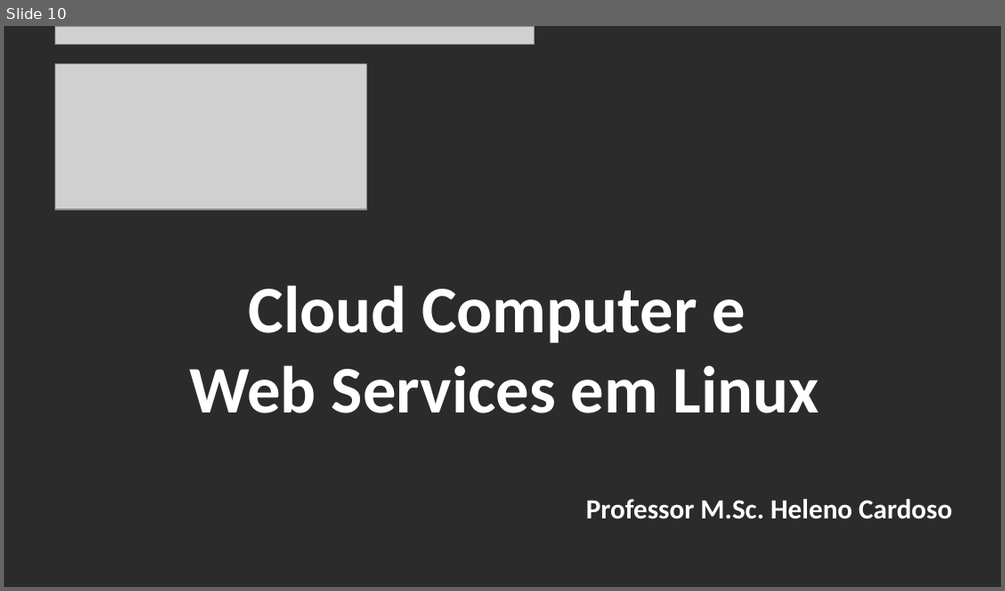
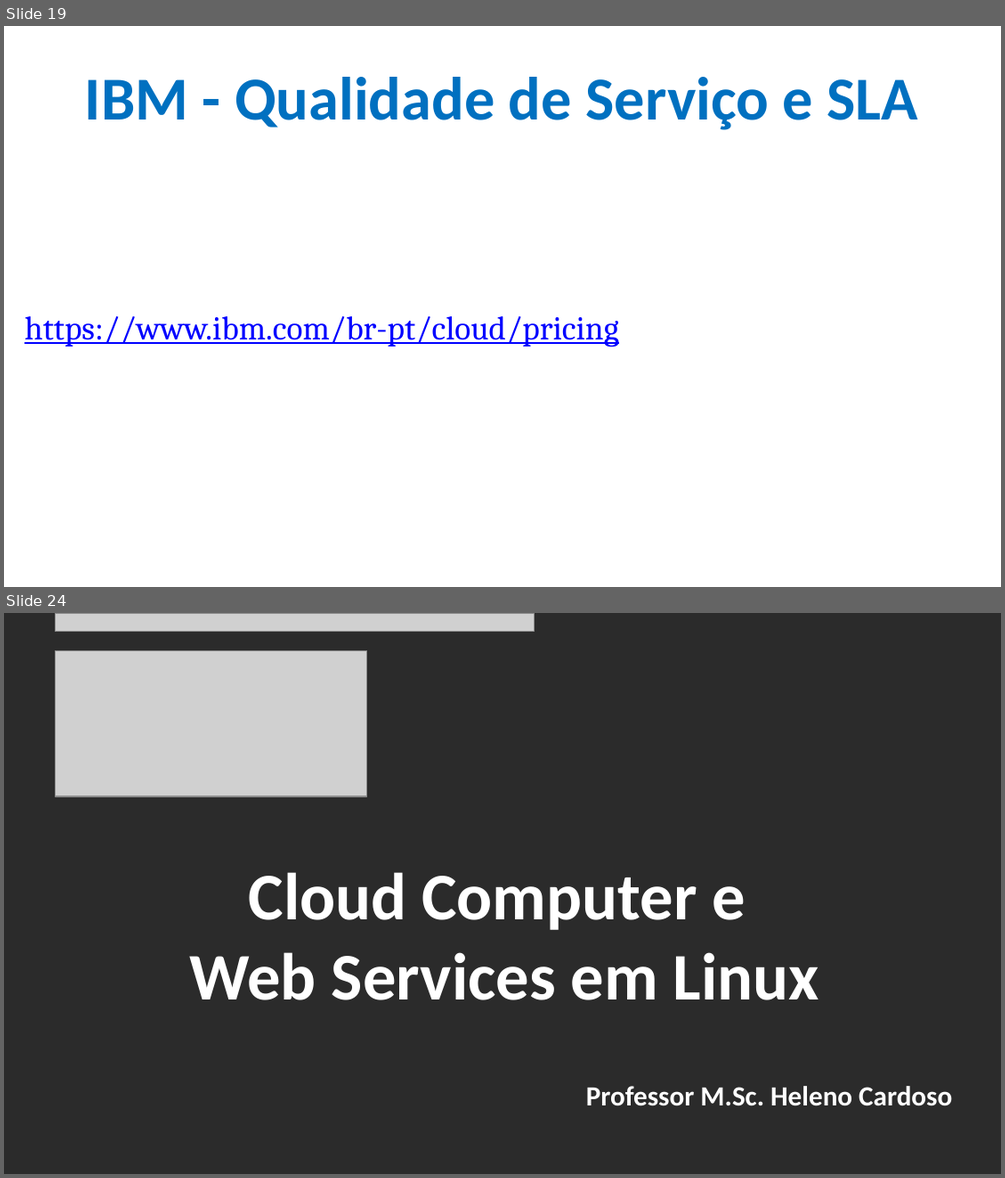
Before and after one commit to CloudEducationBrazil/WydenComputacaoNuvemWebServicesLinux, a slide deck: 01 Classes/Aula 05 - Computação em Nuvem e Web Services em Linux Bilhetagem.pptx. Shown one above the other, each under a label of ours: slide 10 before the commit, slides 19 and 24 after it; the slides between them are not shown. The pictures are 1005x591 and 1005x1178 pixels, drawn with LibreOffice and Linux fonts; fonts in the diff are those of the drawing; grey boxes stand for pictures; background and template pictures are left out; a plain dark background stands for a picture behind light text. Boxes give left, top, right and bottom in pixels: in the first picture for what was removed or moved away, otherwise in the second. Text is boxed around its words. In the diff, an @@ line names an element or a change of style, - is before the commit and + after.

Commit message:
ppt cloud computing SLA 30032023

```diff
--- a/01 Classes/Aula 05 - Computação em Nuvem e Web Services em Linux Bilhetagem.pptx
+++ b/01 Classes/Aula 05 - Computação em Nuvem e Web Services em Linux Bilhetagem.pptx
@@ slide 19 added at (4, 26, 1001, 587), background picture (left out) @@
@@ title added at (85, 77, 919, 130), 44 pt, text #0070C0, bold @@
+IBM - Qualidade de Serviço e SLA
@@ text added at (24, 316, 619, 347), 24 pt, text #0000FF, underline @@
+https://www.ibm.com/br-pt/cloud/pricing
@@ what was slide 10 is now slide 24 @@
```
Also in this commit, not shown: 7 slides changed, 13 other slides added, 3 other files.
